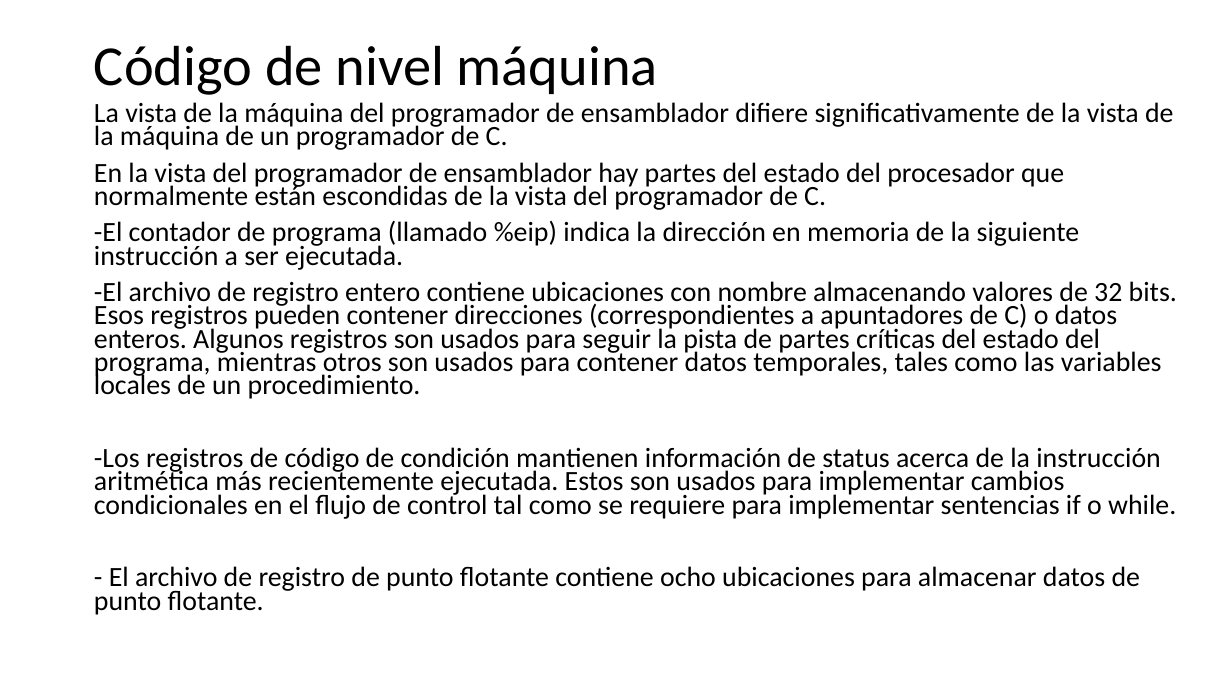
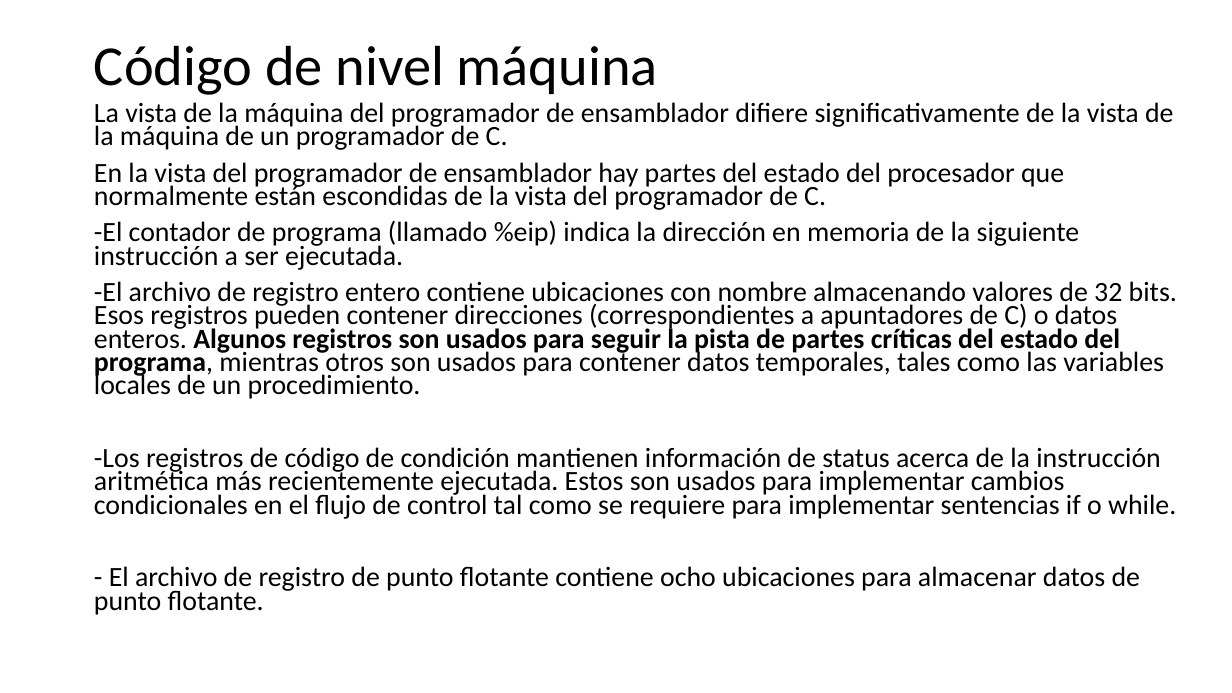
Before and after one commit to programacionestructurada/2021-2, a slide deck: slide 6 of U2_Estructuras_de_Control_y_Aplicaciones_con_Arreglos/U2_Estructuras_de_Control_yApps_con_Arreglos.pptx. Drawn at 1232x693 pixels with LibreOffice and Linux fonts; fonts in the diff are those of the drawing. Boxes give left, top, right and bottom in pixels: in the first picture for what was removed or moved away, otherwise in the second. Text is boxed around its words. In the diff, an @@ line names an element or a change of style, - is before the commit and + after.

```diff
--- a/U2_Estructuras_de_Control_y_Aplicaciones_con_Arreglos/U2_Estructuras_de_Control_yApps_con_Arreglos.pptx
+++ b/U2_Estructuras_de_Control_y_Aplicaciones_con_Arreglos/U2_Estructuras_de_Control_yApps_con_Arreglos.pptx
@@ text at (x1=94, y1=281, x2=1177, y2=399): bold on in "Algunos registros son usados para seguir la ..." @@
```
Also in this commit, not shown: 5 other slides changed, 17 slides added.
